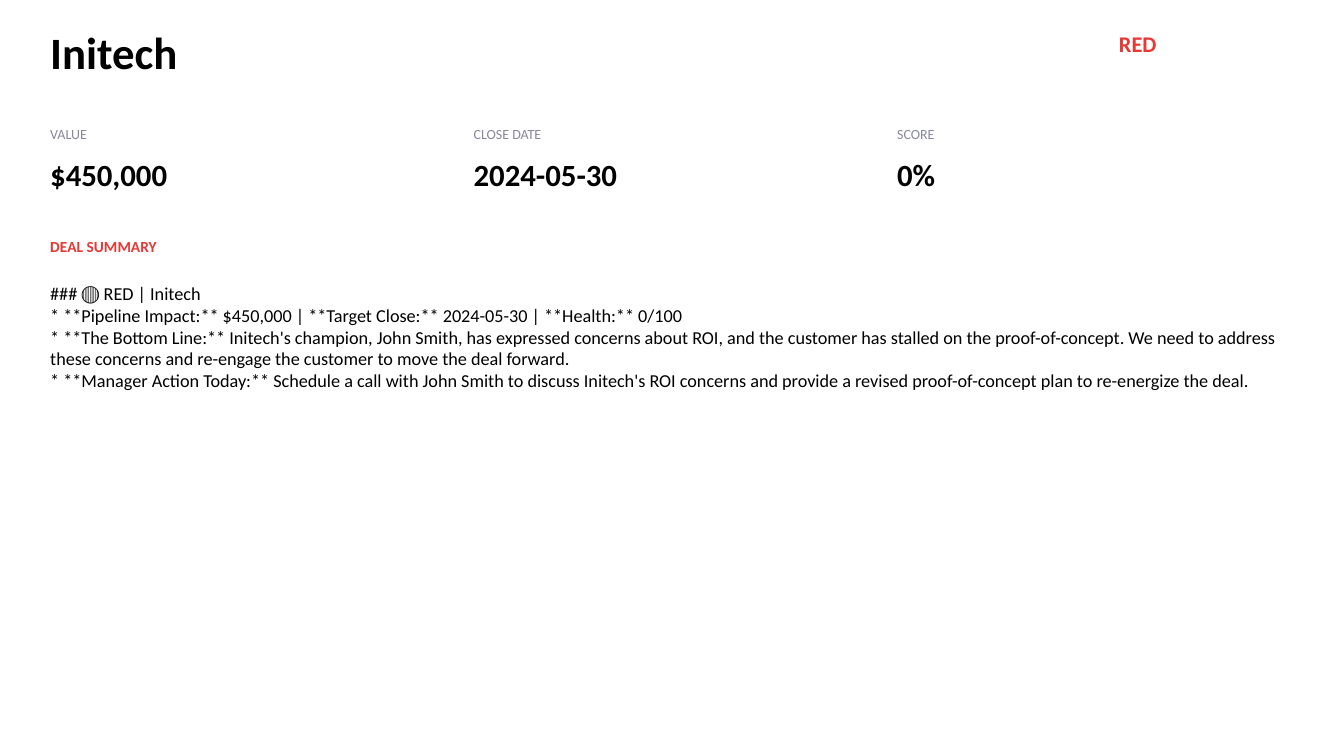
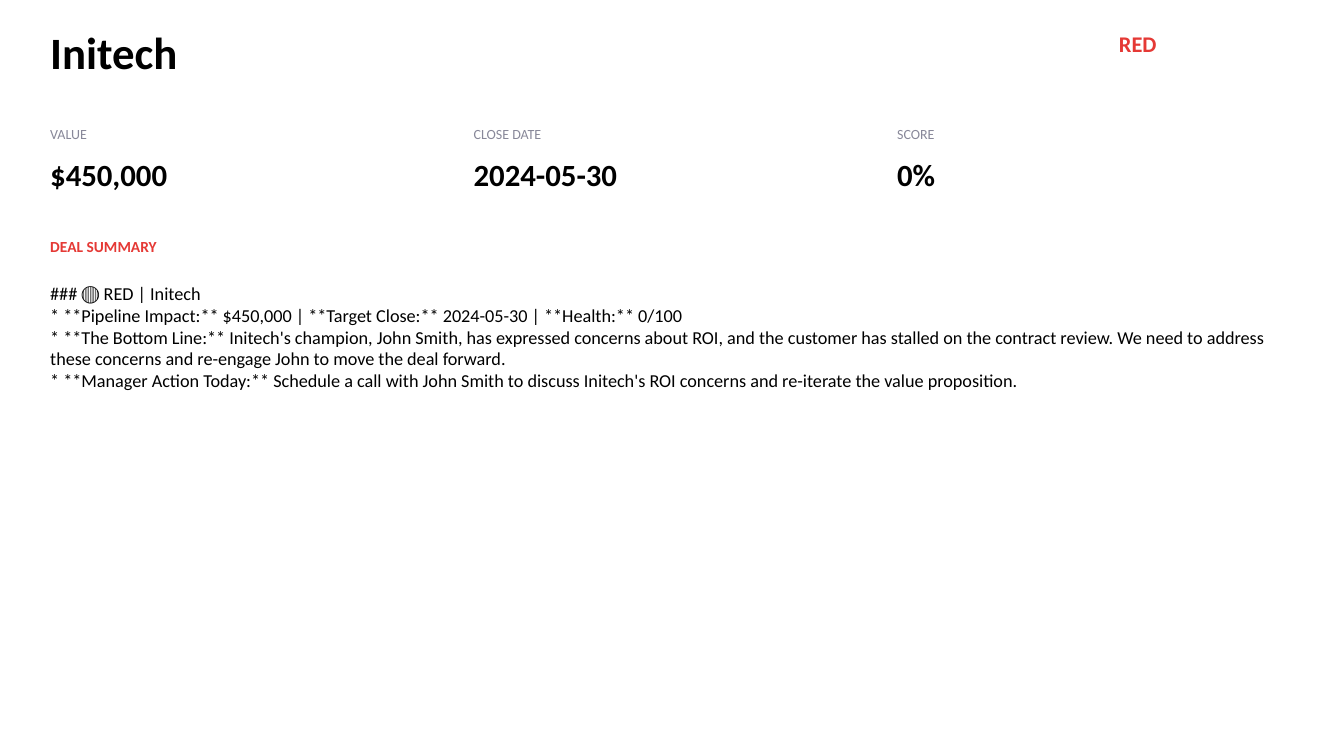
Before and after one commit to vineeta07/Piratesofcoralbean, a slide deck: slide 2 of backend/outputs/pipeline_deck.pptx. Drawn at 1344x756 pixels with LibreOffice and Linux fonts; fonts in the diff are those of the drawing. Boxes give left, top, right and bottom in pixels: in the first picture for what was removed or moved away, otherwise in the second. Text is boxed around its words. In the diff, an @@ line names an element or a change of style, - is before the commit and + after.

```diff
--- a/backend/outputs/pipeline_deck.pptx
+++ b/backend/outputs/pipeline_deck.pptx
@@ text at [50, 287, 1264, 390]: text changed @@
-### 🔴 RED | Initech
-* **Pipeline Impact:** $450,000 | **Target Close:** 2024-05-30 | **Health:** 0/100
-* **The Bottom Line:** Initech's champion, John Smith, has expressed concerns about ROI, and the customer has stalled on the proof-of-concept. We need to address these concerns and re-engage the customer to move the deal forward.
-* **Manager Action Today:** Schedule a call with John Smith to discuss Initech's ROI concerns and provide a revised proof-of-concept plan to re-energize the deal.
+### 🔴 RED | Initech
+* **Pipeline Impact:** $450,000 | **Target Close:** 2024-05-30 | **Health:** 0/100
+* **The Bottom Line:** Initech's champion, John Smith, has expressed concerns about ROI, and the customer has stalled on the contract review. We need to address these concerns and re-engage John to move the deal forward.
+* **Manager Action Today:** Schedule a call with John Smith to discuss Initech's ROI concerns and re-iterate the value proposition.
```
Also in this commit, not shown: 10 other slides changed, 9 other files.
